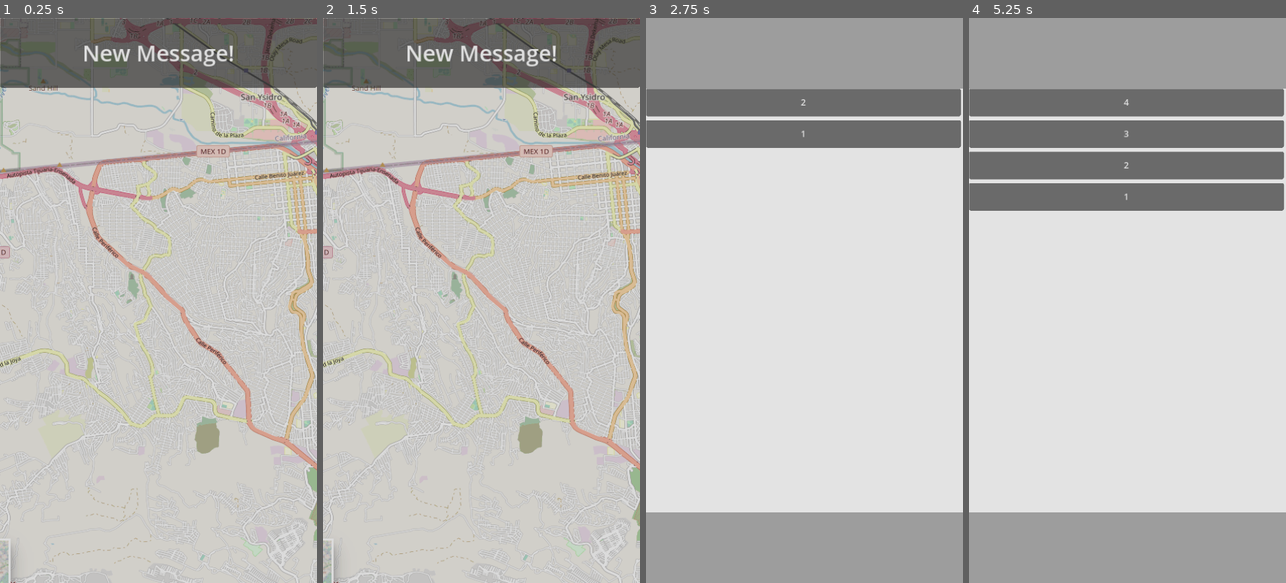
Above: before the commit, frames 1-4 (left to right).
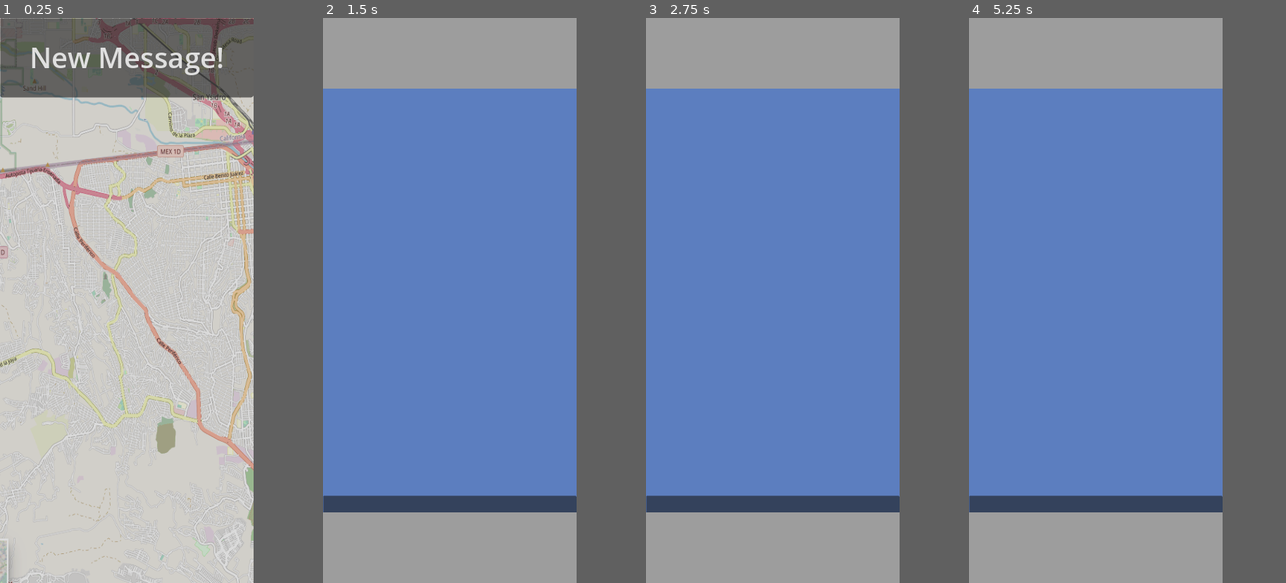
Above: after the commit, the same moments.

Repository: carabowes/Luscinia
Game: Godot game, scene res://task-assignment.tscn
Two runs of this game, one before a commit and one after it. Both use one fixed random seed, a clock stepped at 60 frames per second and the inputs below. Before the commit the project has no main scene; this scene is started directly in both runs.
Inputs (mouse positions are in pixels of both pictures, inside the frame that each line leads up to):
- Up to frame 1 (0.25 s): no input
- Up to frame 2 (1.5 s): click "New Message!" at 0.5 s; click (481, 102) at 1.25 s, where only the run before the commit has a clickable "1"
- Up to frame 3 (2.75 s): click "New Message!" (after the commit: "task lego city") at 2 s
- Up to frame 4 (5.25 s): click (1127, 102) at 2.75 s, where only the run before the commit has a clickable "2"; click "New Message!" (after the commit: "Choice 1") at 3.5 s; click (1127, 102) at 4.25 s, where only the run before the commit has a clickable "3"; click "New Message!" at 5 s
In our replay, the window is 450x800 before the commit and 360x800 after it. These sizes can differ from the game's own. Grey fills any space a smaller window leaves; there, only what the larger window draws over its background counts as a difference.

The runs differ from the first frame. In frame 1, 24% of the frame differs, in the area x 0-100%, y 0-100%; in frame 2, 86%; in frame 3, 67%; in frame 4, 69%.

Commit message:
Dynamically add and change message text and contents. Ref #57
- Created text_message prefab
- Created messenger screen in button prefab

- Added functionality that allows the text of the message to be changed inside game manager
- Added functionality that adds messages dynamically into message board
-Added functionality that shows text messages in messenger screen

Notes:
Reply button in messenger screen is currently bugged and is out of frame in play mode

Diff:
--- /dev/null
+++ b/luscinia/Nodes/button.tscn
@@ -0,0 +1,53 @@
+[gd_scene load_steps=2 format=3 uid="uid://chi1ovd807bam"]
+
+[ext_resource type="Script" path="res://Scripts/messageButton.gd" id="1_vu3dy"]
+
+[node name="Button" type="Button"]
+custom_minimum_size = Vector2(0, 50)
+anchors_preset = -1
+anchor_right = 1.0
+anchor_bottom = 0.102
+offset_right = -568.0
+offset_bottom = -54.448
+text = "k"
+autowrap_mode = 1
+script = ExtResource("1_vu3dy")
+
+[node name="ColorRect" type="ColorRect" parent="."]
+layout_mode = 1
+anchors_preset = -1
+anchor_left = -1.0
+anchor_right = 45.0
+anchor_bottom = 16.0
+offset_left = 8.0
+offset_right = -3.05176e-05
+grow_horizontal = 2
+grow_vertical = 2
+color = Color(0.363163, 0.496028, 0.748412, 1)
+
+[node name="Buttons" type="Node2D" parent="."]
+
+[node name="Button" type="Button" parent="Buttons"]
+custom_minimum_size = Vector2(0, 70)
+anchors_preset = -1
+anchor_top = 11.52
+anchor_bottom = 11.52
+offset_top = 576.0
+offset_right = 360.0
+offset_bottom = 646.0
+grow_horizontal = 2
+grow_vertical = 2
+text = "Choice 1"
+
+[node name="Button2" type="Button" parent="Buttons"]
+custom_minimum_size = Vector2(0, 70)
+anchors_preset = -1
+anchor_top = 13.92
+anchor_right = 45.0
+anchor_bottom = 15.36
+offset_top = 696.0
+offset_right = 360.0
+offset_bottom = 766.0
+grow_horizontal = 2
+grow_vertical = 2
+text = "Choice 2"
--- /dev/null
+++ b/luscinia/Nodes/text_message.tscn
@@ -0,0 +1,18 @@
+[gd_scene format=3 uid="uid://dwindv4flasfq"]
+
+[node name="message2" type="ColorRect"]
+custom_minimum_size = Vector2(320, 96)
+offset_left = 8.0
+offset_right = 328.0
+offset_bottom = 96.0
+
+[node name="Label" type="Label" parent="."]
+layout_mode = 2
+anchor_left = 0.022
+anchor_right = 1.0
+anchor_bottom = 1.0
+offset_left = 0.96
+theme_override_colors/font_color = Color(0, 0, 0, 1)
+theme_override_font_sizes/font_size = 22
+text = "incoming msg 2 lorem ipsum blah blah blah"
+autowrap_mode = 2
--- a/luscinia/Prefabs/button.tscn
+++ /dev/null
@@ -1,9 +0,0 @@
-[gd_scene load_steps=2 format=3 uid="uid://chi1ovd807bam"]
-
-[ext_resource type="Script" path="res://Scripts/messageButton.gd" id="1_kv383"]
-
-[node name="Button" type="Button"]
-custom_minimum_size = Vector2(0, 50)
-text = "k"
-autowrap_mode = 1
-script = ExtResource("1_kv383")
--- a/luscinia/Scripts/gameManager.gd
+++ b/luscinia/Scripts/gameManager.gd
@@ -4,6 +4,7 @@
 
 var message_amount: int = 0
 @export var show_alert: bool = false
+@export var messages: Array[String] = []
 
 func _process(delta: float) -> void:
 	if(!show_alert):
--- a/luscinia/Scripts/messageBoardControl.gd
+++ b/luscinia/Scripts/messageBoardControl.gd
@@ -1,6 +1,9 @@
 extends VBoxContainer
 
+@onready var gm = $"../../.."
+
 func add_message():
-	var message_instance = load("res://Prefabs/button.tscn").instantiate()
+	var message_instance = load("res://Nodes/button.tscn").instantiate()
+	message_instance.text = gm.messages[gm.message_amount-1]
 	add_child(message_instance)
 	move_child(message_instance, 0)
--- a/luscinia/Scripts/messageButton.gd
+++ b/luscinia/Scripts/messageButton.gd
@@ -2,10 +2,19 @@
 
 @onready var gm = $"../../../.."
 
+var messageScene = preload("res://Nodes/text_message.tscn")
+
 # Called when the node enters the scene tree for the first time.
 func _ready() -> void:
-	self.text = str(gm.message_amount)
 	self.pressed.connect(self.button_pressed)
 
+
 func button_pressed():
-	get_parent().get_parent().get_parent().visible = false
+	var message = messageScene.instantiate()
+	var message2 = messageScene.instantiate()
+	add_child(message)
+	add_child(message2)
+	message2.position += Vector2(0,108)
+	#message.layout.transform.position.x += 16
+	get_child(0).visible = true
+	#get_parent().get_parent().get_parent().visible = false
--- a/luscinia/project.godot
+++ b/luscinia/project.godot
@@ -11,13 +11,14 @@
 [application]
 
 config/name="Luscinia"
+run/main_scene="res://task-assignment.tscn"
 config/features=PackedStringArray("4.3", "Mobile")
 config/icon="res://Sprites/icon.svg"
 
 [display]
 
-window/size/viewport_width=576
-window/size/viewport_height=1024
+window/size/viewport_width=360
+window/size/viewport_height=800
 window/size/window_width_override=288
 window/size/window_height_override=512
 window/stretch/mode="canvas_items"
@@ -30,6 +31,7 @@
 
 [rendering]
 
-renderer/rendering_method="mobile"
+renderer/rendering_method="gl_compatibility"
+renderer/rendering_method.mobile="gl_compatibility"
 2d/snap/snap_2d_transforms_to_pixel=true
 2d/snap/snap_2d_vertices_to_pixel=true
--- a/luscinia/task-assignment.tscn
+++ b/luscinia/task-assignment.tscn
@@ -6,7 +6,7 @@
 [ext_resource type="Script" path="res://Scripts/opacity.gd" id="3_en26w"]
 [ext_resource type="Script" path="res://Scripts/messageBoardControl.gd" id="5_lc24h"]
 
-[node name="Control" type="Control"]
+[node name="GameManager" type="Control"]
 layout_mode = 3
 anchors_preset = 15
 anchor_right = 1.0
@@ -15,12 +15,13 @@
 grow_vertical = 2
 script = ExtResource("1_sof0y")
 show_alert = true
+messages = Array[String](["task lego city", "test message 2", "test message 3"])
 
 [node name="Map" type="Node2D" parent="."]
 
 [node name="Testmap" type="Sprite2D" parent="Map"]
-position = Vector2(287.356, 511.39)
-scale = Vector2(1.28859, 1.2205)
+position = Vector2(179.598, 399.523)
+scale = Vector2(0.805368, 0.953515)
 texture = ExtResource("1_pj2qy")
 script = ExtResource("3_en26w")
 opacity = 0.8
@@ -83,7 +84,7 @@
 grow_vertical = 2
 
 [node name="VBoxContainer" type="VBoxContainer" parent="Control/ScrollContainer"]
-custom_minimum_size = Vector2(572, 1)
+custom_minimum_size = Vector2(360, 1)
 layout_mode = 2
 theme_override_constants/separation = 7
 script = ExtResource("5_lc24h")
